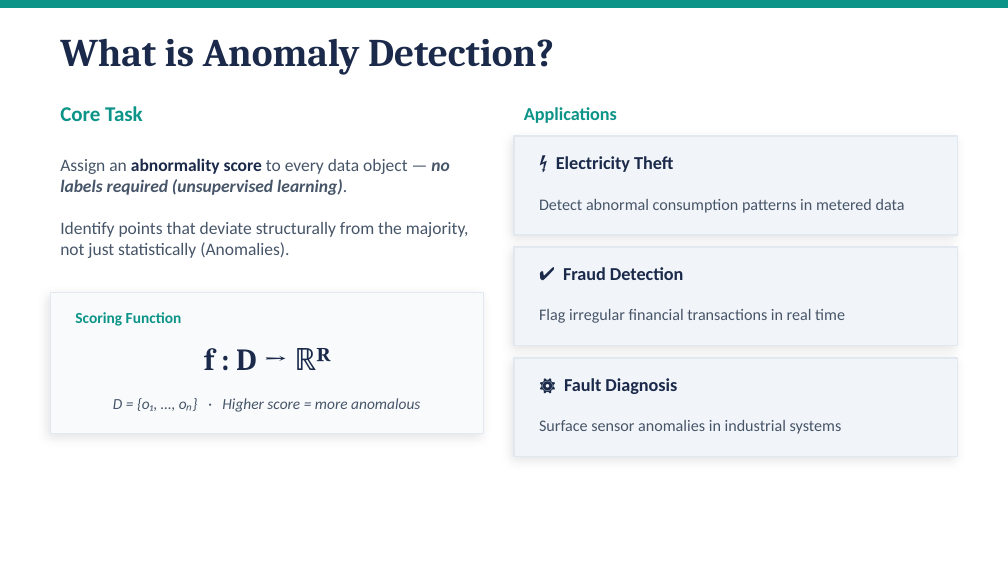
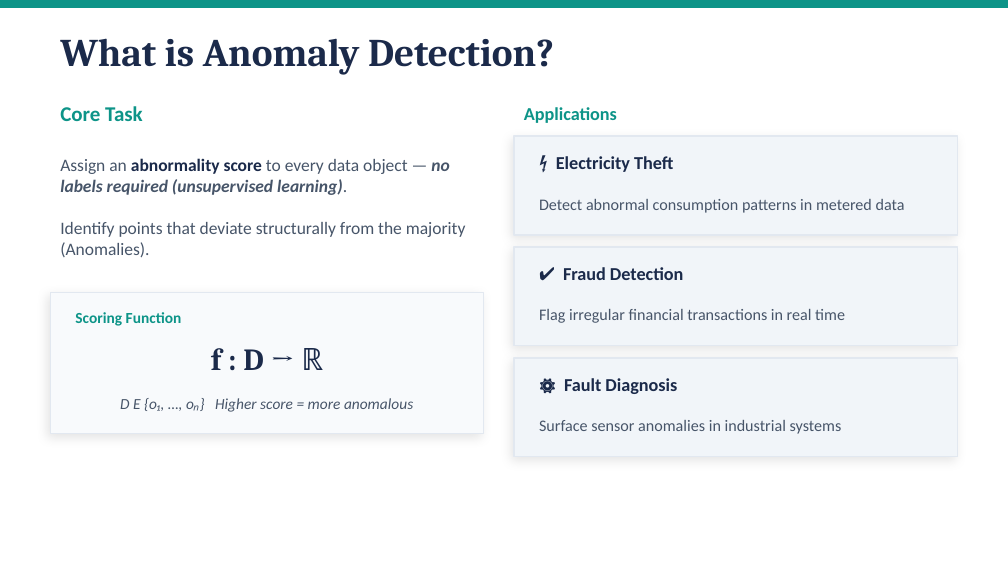
Before and after one commit to amanj4/aman-training-modules, a slide deck: slide 2 of Summary/training_review.pptx. Drawn at 1008x567 pixels with LibreOffice and Linux fonts; fonts in the diff are those of the drawing. Boxes give left, top, right and bottom in pixels: in the first picture for what was removed or moved away, otherwise in the second. Text is boxed around its words. In the diff, an @@ line names an element or a change of style, - is before the commit and + after.

```diff
--- a/Summary/training_review.pptx
+++ b/Summary/training_review.pptx
@@ text at [60, 222, 466, 257]: text changed @@
-Identify points that deviate structurally from the majority, not just statistically (Anomalies).
+Identify points that deviate structurally from the majority (Anomalies).
@@ text at [211, 348, 323, 370]: text changed @@
-f : D → ℝᴿ
+f : D → ℝ
@@ text at [120, 398, 413, 412]: text changed @@
-D = {o₁, …, oₙ} · Higher score = more anomalous
+D E {o₁, …, oₙ} Higher score = more anomalous
```
Also in this commit, not shown: 1 other file.
